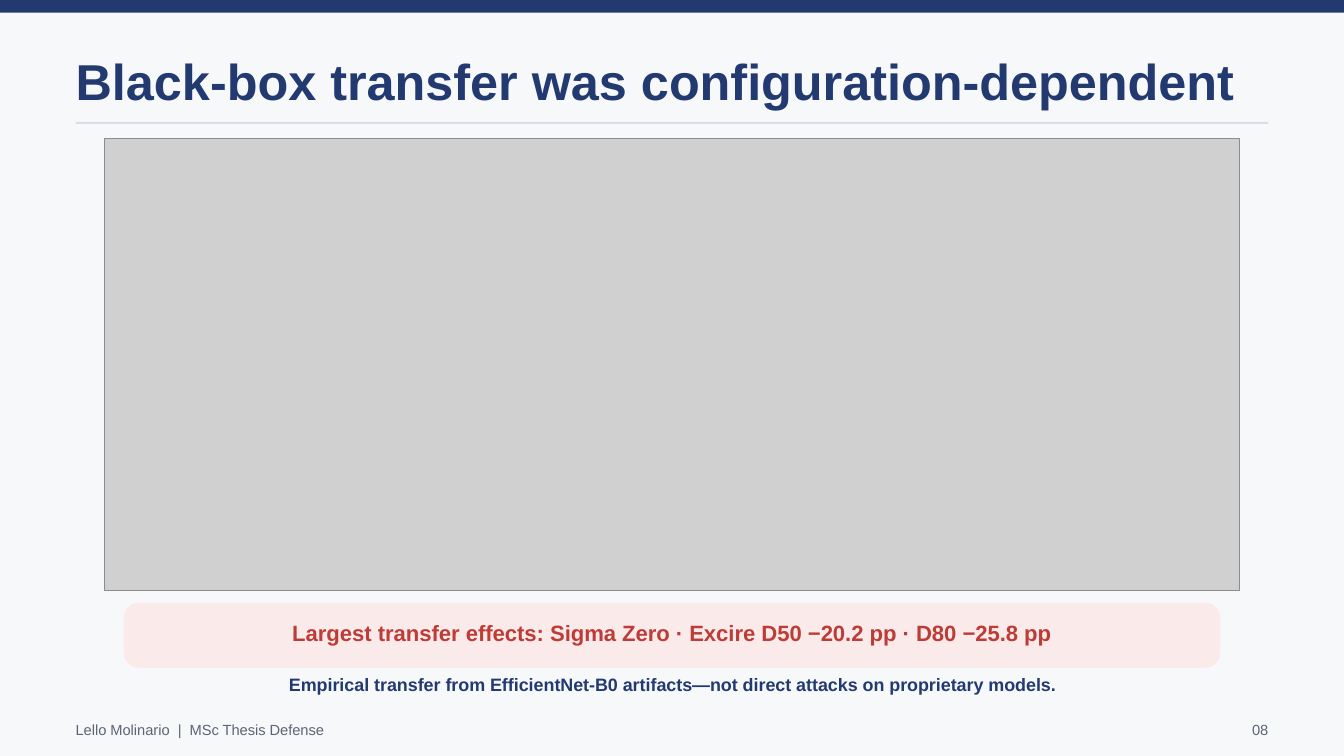
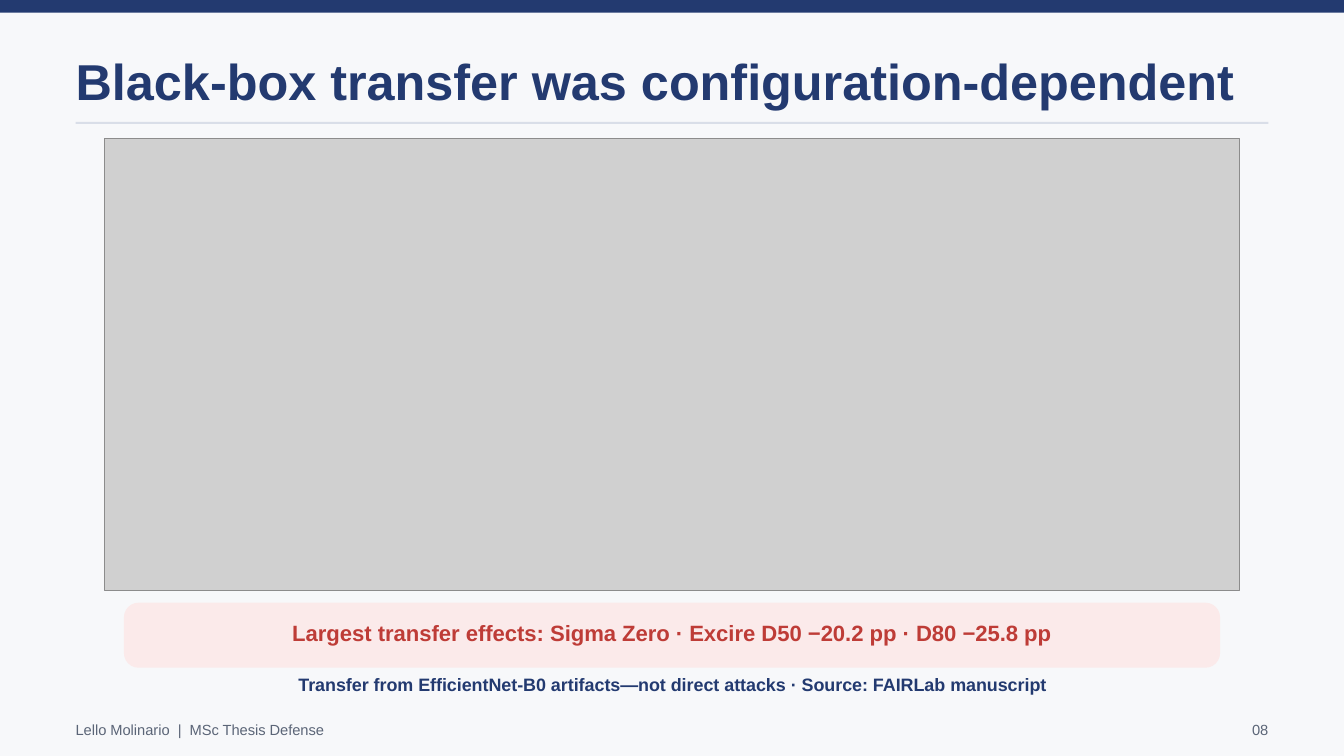
Before and after one commit to lmolinario/msc-thesis-ai-robustness-in-digital-forensics, a slide deck: slide 8 of docs/slides/Molinario_Thesis_Defense_2026.pptx. Drawn at 1344x756 pixels with LibreOffice and Linux fonts; fonts in the diff are those of the drawing; grey boxes stand for pictures. Boxes give left, top, right and bottom in pixels: in the first picture for what was removed or moved away, otherwise in the second. Text is boxed around its words. In the diff, an @@ line names an element or a change of style, - is before the commit and + after.

```diff
--- a/docs/slides/Molinario_Thesis_Defense_2026.pptx
+++ b/docs/slides/Molinario_Thesis_Defense_2026.pptx
@@ text at [298, 678, 1046, 695]: text changed @@
-Empirical transfer from EfficientNet-B0 artifacts—not direct attacks on proprietary models.
+Transfer from EfficientNet-B0 artifacts—not direct attacks · Source: FAIRLab manuscript
```
